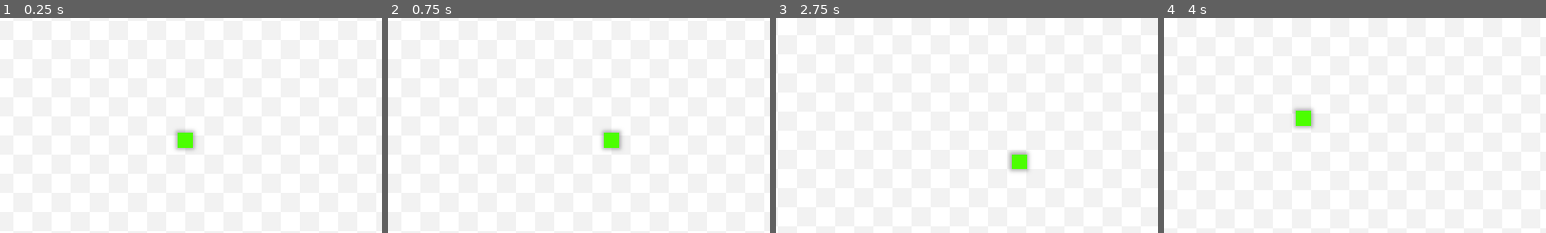
Above: before the commit, frames 1-4 (left to right).
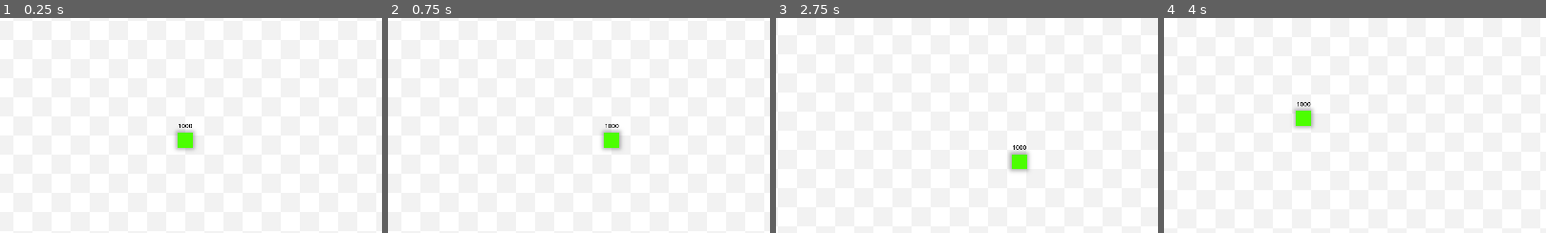
Above: after the commit, the same moments.

Repository: Silicontent/project_dash
Game: Godot game, scene res://scenes/game.tscn
The game is run twice, just before and just after one commit, with the same random seed, the same clock (stepped at 60 frames per second) and the same inputs.
Inputs:
- Up to frame 1 (0.25 s): no input
- Up to frame 2 (0.75 s): tap Enter at 0.5 s; hold D (mv_right) from 0.53 s (still down); tap Space (mv_dash) at 0.6 s
- Up to frame 3 (2.75 s): release D (mv_right) at 1.28 s; hold S (mv_down) 1.28-2.03 s; tap Space (mv_dash) at 1.35, 2, 2.1 s; hold D (mv_right) from 2.03 s (still down)
- Up to frame 4 (4 s): tap Enter at 2.75 s; release D (mv_right) at 2.78 s; hold W (mv_up) 2.78-3.53 s; tap Space (mv_dash) at 2.85, 3.6 s; hold A (mv_left) from 3.53 s (still down)
The pictures show only the part of the screen within x 26-76%, y 22-72%; the shares and areas given below are measured in that part.

The runs differ from the first frame. In frame 1, less than 0.1% of the frame differs, in the area x 46-51%, y 49-52%; in frame 2, less than 0.1%; in frame 3, less than 0.1%; in frame 4, less than 0.1%, in the area x 34-39%, y 39-42%.

Commit message:
Testing the dash mechanics
Tweaking player speed values; added dashing logic following previous pseudo-code comments; added debug Label above player showing current speed; refactored signals so DashComponent doesn't directly connect to DashChargeTimer

need to add camera zooming; continue tweaking speed values until movement feels good; consider changing dash charge values (less time, perhaps 5-15 seconds?)

Diff:
--- a/scenes/game.tscn
+++ b/scenes/game.tscn
@@ -88,4 +88,6 @@
 fill_mode = 6
 texture_progress = ExtResource("3_vc5jr")
 
-[connection signal="timeout" from="Timers/DashChargeTimer" to="Player/DashComponent" method="_on_dash_charge_timer_timeout"]
+[connection signal="reset_dash_charge" from="Player" to="Timers/DashChargeTimer" method="reset"]
+[connection signal="timeout" from="Timers/DashChargeTimer" to="Player" method="_on_dash_charge_timer_timeout"]
+[connection signal="value_changed" from="UI/HUD/DashMeter/DashBar" to="UI/HUD/DashMeter" method="_on_dash_bar_value_changed"]
--- a/scenes/player.tscn
+++ b/scenes/player.tscn
@@ -12,6 +12,10 @@
 
 [sub_resource type="RectangleShape2D" id="RectangleShape2D_t351r"]
 size = Vector2(48, 48)
+
+[sub_resource type="LabelSettings" id="LabelSettings_gihss"]
+font_size = 26
+font_color = Color(0, 0, 0, 1)
 
 [node name="Player" type="CharacterBody2D"]
 motion_mode = 1
@@ -34,12 +38,24 @@
 
 [node name="HealthComponent" parent="." instance=ExtResource("3_81ae2")]
 
-[node name="DashComponent" type="Node" parent="."]
+[node name="DashComponent" type="Node" parent="." node_paths=PackedStringArray("player")]
 script = ExtResource("5_epnig")
+player = NodePath("..")
 
 [node name="DashTimer" type="Timer" parent="DashComponent"]
 editor_description = "This timer keeps track of the amount of time left before the player returns to their normal speed from a dash."
 wait_time = 5.0
 one_shot = true
 
+[node name="Label" type="Label" parent="."]
+unique_name_in_owner = true
+offset_left = -90.0
+offset_top = -87.0
+offset_right = 90.0
+offset_bottom = -43.0
+text = "1000"
+label_settings = SubResource("LabelSettings_gihss")
+horizontal_alignment = 1
+vertical_alignment = 2
+
 [connection signal="timeout" from="DashComponent/DashTimer" to="DashComponent" method="_on_dash_timer_timeout"]
--- a/scripts/components/dash_component.gd
+++ b/scripts/components/dash_component.gd
@@ -1,13 +1,14 @@
 extends Node
 
-# sent to the dash timer to tell it to restart
-signal reset_dash_charge
+@onready var dash_timer := $DashTimer
+# reference to the player for better autocompletion
+@export var player: Player
 
 # flags if the dash is charged
 var dash_ready := false
 
 
-func _physics_process(delta: float) -> void:
+func _physics_process(_delta: float) -> void:
 	# start dashing if the player is able to
 	if Input.is_action_just_pressed("mv_dash") and dash_ready:
 		# prevent from dashing once started
@@ -17,24 +18,28 @@
 
 
 func dash() -> void:
-	pass
+	# make the player invincible
+	player.invulnerable = true
 
-	# make the player invincible
 	# start the initial boost
+	player.current_speed = player.MAX_SPEED
+
 	# slow to the regular dashing speed
+	var tween = get_tree().create_tween()
+	tween.tween_property(player, "current_speed", player.DASH_SPEED, 0.5).set_ease(Tween.EASE_OUT)
+	await tween.finished
+
 	# start the dashing timer
+	dash_timer.start()
 
 
 # TIMERS ================================================================================
-# runs when the dash is fully charged up
-func _on_dash_charge_timer_timeout() -> void:
-	dash_ready = true
-
-
 # runs when the current dash attack runs out
 func _on_dash_timer_timeout() -> void:
-	pass
+	# restart the dash charge-up
+	player.emit_signal("reset_dash_charge")
 
-	# restart the dash charge-up
 	# start iframe timer
 	# slow to regular speed
+	var tween = get_tree().create_tween()
+	tween.tween_property(player, "current_speed", player.BASE_SPEED, 2.0).set_ease(Tween.EASE_OUT)
--- a/scripts/hud/dash_meter.gd
+++ b/scripts/hud/dash_meter.gd
@@ -15,3 +15,8 @@
 	# set the bar display (formatting it to have two decimal places)
 	# https://docs.godotengine.org/en/stable/tutorials/scripting/gdscript/gdscript_format_string.html#padding
 	dash_bar_display.text = "%.2f" % dash_timer.time_left
+
+
+func _on_dash_bar_value_changed(value: float) -> void:
+	# hides the number display if the charge is ready
+	dash_bar_display.visible = (value != 0)
--- a/scripts/player/player.gd
+++ b/scripts/player/player.gd
@@ -1,13 +1,16 @@
 class_name Player
 extends CharacterBody2D
+
+# sent to the dash timer to tell it to restart
+signal reset_dash_charge
 
 #region speed & movement variables
 # regular movement speed
 const BASE_SPEED := 1000.0
 # speed during a dash
-const DASH_SPEED := 2500.0
+const DASH_SPEED := 1750.0
 # speed at the beginning of a dash
-const MAX_SPEED := 4000.0
+const MAX_SPEED := 5000.0
 
 const ACCELERATION := 0.3
 const FRICTION := 0.25
@@ -19,7 +22,7 @@
 @onready var dash := $DashComponent
 
 # flags if the player is unable to take damage
-var vulnerable := true
+var invulnerable := false
 
 
 func _ready() -> void:
@@ -27,8 +30,10 @@
 	current_speed = BASE_SPEED
 
 
-func _physics_process(delta: float) -> void:
+func _physics_process(_delta: float) -> void:
 	move()
+
+	%Label.text = str(round(current_speed))
 
 
 # MOVING ================================================================================
@@ -46,3 +51,12 @@
 
 	# move the player
 	move_and_slide()
+
+	# keep player inside of the game map
+	position.x = clamp(position.x, -1920, 3840)
+	position.y = clamp(position.y, -1080, 2160)
+
+
+# DASHING ===============================================================================
+func _on_dash_charge_timer_timeout() -> void:
+	dash.dash_ready = true
Not shown: 1 places in scenes/player.tscn that only renumber resources
